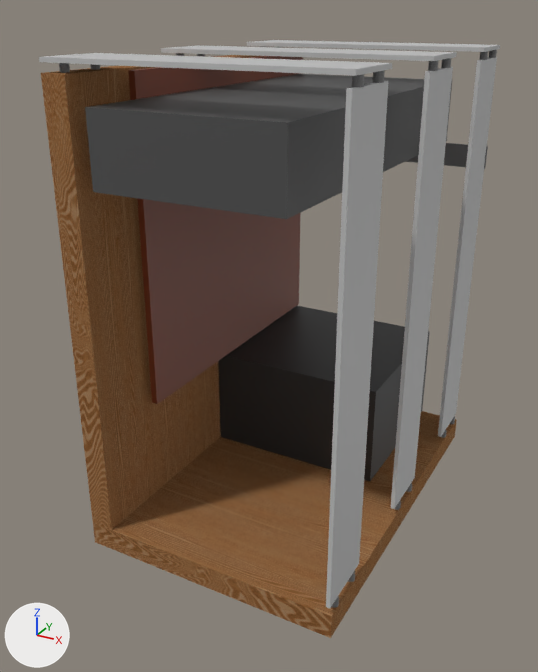
The Blender file pccase.blend: old version first, new version second.
The view is the same before and after, from a camera (50 mm lens) standing at (0.244, -0.486, 0.389) and looking at (-0.018, -0.009, 0.15). The axes (+X, +Y, +Z) are drawn at lower left. The lights are the same throughout.

Objects in the first picture: 'case', 'case.001', 'case.002', 'case.007', 'gpu', 'motherboard', 'psu'.
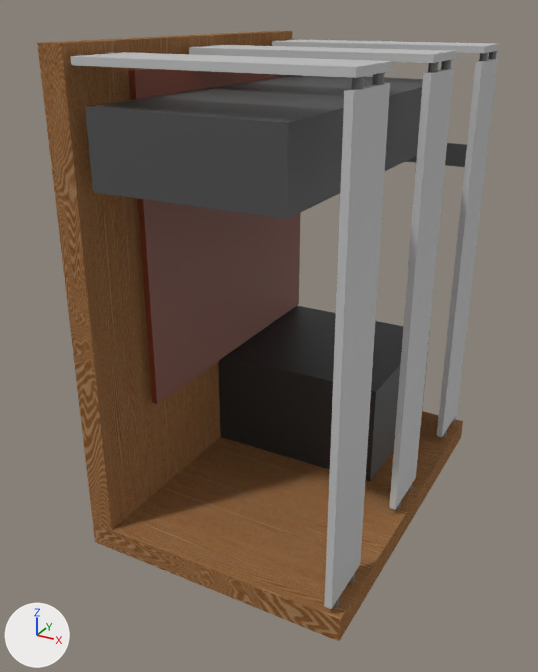
Boxes (x1, y1, x2, y2) around the edits, measured in the pictures (538 x 672 px):
'case.001', mesh rescaled
    before: (41, 55, 260, 530)
    after: (37, 31, 292, 530)
'case', mesh rescaled
    before: (326, 57, 497, 608)
    after: (324, 58, 498, 609)
'case.007', mesh rescaled
    before: (93, 411, 457, 638)
    after: (93, 411, 463, 641)
'case.002', mesh rescaled, moved (7% narrower)
    before: (39, 40, 500, 76)
    after: (70, 40, 500, 78)

What changed in the scene script:
```text
Change me_cube_003:
    where me_cube_003.from_pydata(...)  # 24 vertices, 18 faces; spans x -5.84..6.02, y -0.96..1.03, z -1.0..1.0
    used by ob_case; location = (0.0947, 0.0125, 0.1831); rotation_euler = (1.571, 0.0, 1.571), in degrees (90, 0, 90); scale = (0.025, 0.165, 0.0015)
    me_cube_003 part 1: the whole mesh is scaled about its middle by (1, 0.997, 1.66), then moved by (0.0, 0.0, -0.04)
Change me_cube_006:
    where me_cube_006.from_pydata(...)  # 8 vertices, 6 faces; spans x -5.93..5.93, y -1.08..0.94, z -1.0..1.0
    used by ob_case_001; location = (-0.098, 0.0145, 0.1977); rotation_euler = (1.571, 0.0, 1.571), in degrees (90, 0, 90); scale = (0.025, 0.165, 0.0095)
    me_cube_006 part 2: the whole mesh is scaled about its middle by (1, 1.05, 1), then moved by (0.0, 0.05, 0.0)
Change me_cube_007:
    where me_cube_007.from_pydata(...)  # 24 vertices, 18 faces; spans x -5.84..6.02, y -0.45..0.79, z -1.0..1.0
    used by ob_case_002; location = (0.0229, 0.0125, 0.3605); rotation_euler = (0.0, 0.0, 1.571), in degrees (0, 0, 90); scale = (0.025, 0.165, 0.0015)
    me_cube_007 part 3: the whole mesh is scaled about its middle by (1, 0.878, 1.65), then moved by (0.0, -0.08, 0.65)
Change me_cube_018:
    where me_cube_018.from_pydata(...)  # 8 vertices, 6 faces; spans x -5.92..5.92, y -0.52..0.72, z -1.0..1.0
    used by ob_case_007; location = (0.0118, 0.0146, 0.0095); rotation_euler = (0.0, 0.0, 1.571), in degrees (0, 0, 90); scale = (0.025, 0.165, 0.0095)
    me_cube_018 part 4: the whole mesh is scaled about its middle by (1, 1.03, 1), then moved by (0.0, -0.02, 0.0)
Change ob_case_002:
    ob_case_002.location: (0.0229, 0.0125, 0.3605) -> (0.0229, 0.0125, 0.3595)
```
